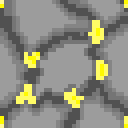
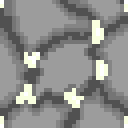
Layers edited between the first and the second 128 x 128 image:
hid "硫黄" over (0, 0, 128, 128)
showed "方解石" over (0, 0, 128, 128)
showed "石膏" over (0, 0, 128, 128)
hid "金" over (0, 0, 128, 128)
hid "銅" over (0, 0, 128, 128)
